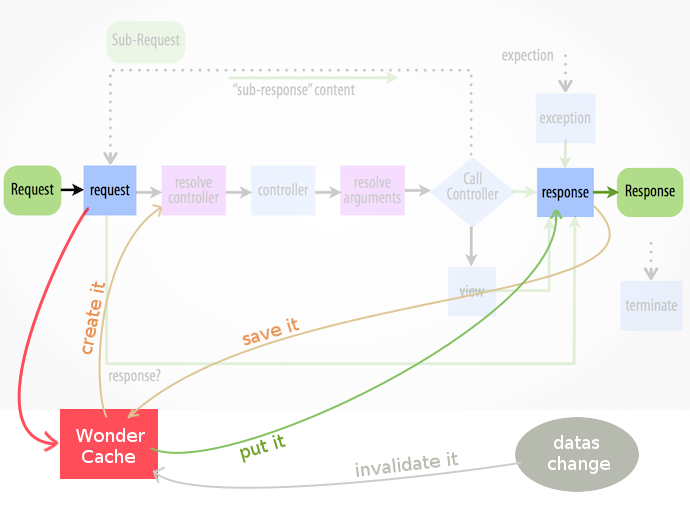
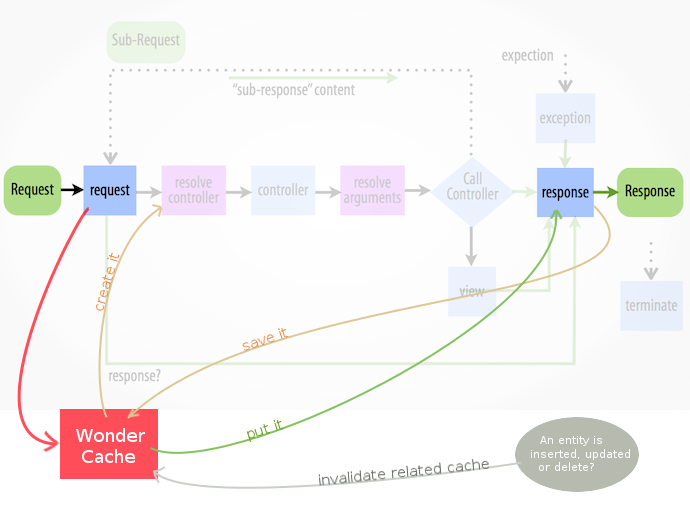
Before/after of a 690 x 510 layered artwork. What changed in the layer stack:
renamed "invalidate it" to "invalidate related cache", moved it above "save it", painted on it over (x1=318, y1=452, x2=489, y2=486)
painted on "save it" over (x1=242, y1=317, x2=300, y2=351)
moved "put it" above "create it", painted on it over (x1=239, y1=419, x2=286, y2=463)
painted on "create it" over (x1=82, y1=252, x2=120, y2=355)
moved "line" above "legends" over (x1=98, y1=252, x2=611, y2=486)
renamed "datas ..." to "An entity is ...", painted on it over (x1=531, y1=435, x2=630, y2=474)
